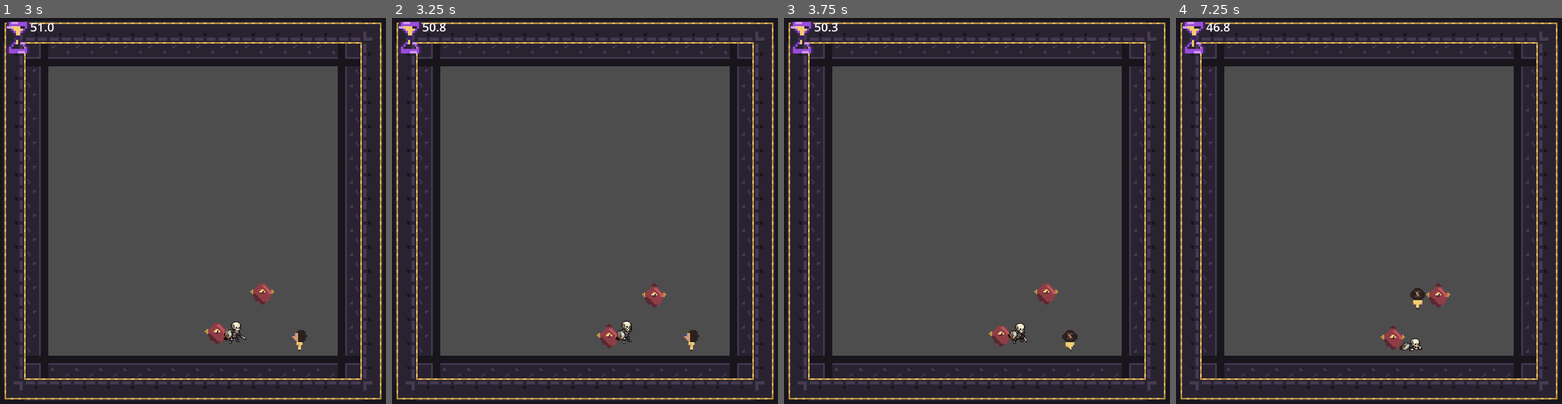
Above: before the commit, frames 1-4 (left to right).
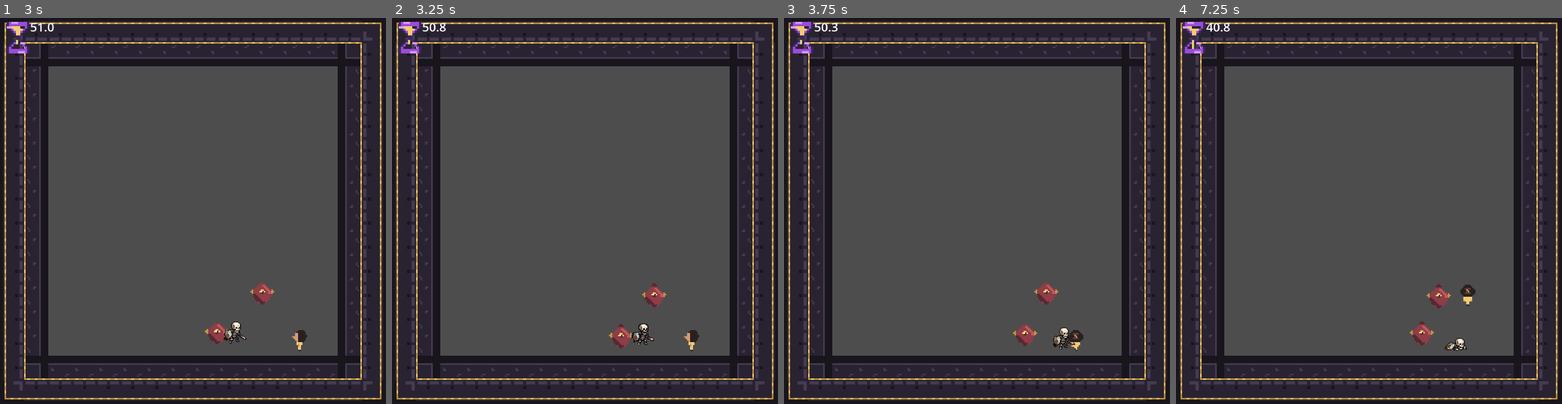
Above: after the commit, the same moments.

Repository: jmurray37/DMIT-2511_OneMinuteMore
Game: Godot game, scene res://Scenes/game.tscn
Two runs of this game, one before a commit and one after it. Both use one fixed random seed, a clock stepped at 60 frames per second and the inputs below.
Inputs (mouse positions are in pixels of both pictures, inside the frame that each line leads up to):
- Up to frame 1 (3 s): tap Enter at 0.5 s; move the mouse to (277, 191) at 0.52 s; hold D (move_right) 0.53-1.25 s; tap R at 0.6, 2.1 s; click (277, 191) at 0.67 s; drag from (115, 230) to (250, 326) at 1.27 s; move the mouse to (231, 126) at 2.02 s; hold D (move_right) 2.03-2.75 s; drag from (173, 288) to (243, 342) at 2.77 s
- Up to frame 2 (3.25 s): no input
- Up to frame 3 (3.75 s): move the mouse to (1092, 268) at 3.52 s; hold A (move_left) from 3.53 s (still down); tap R at 3.6 s
- Up to frame 4 (7.25 s): release A (move_left) at 4.25 s; drag from (1253, 153) to (1442, 342) at 4.27 s; move the mouse to (1388, 211) at 5.02 s; hold S (move_down) 5.03-5.75 s; tap R at 5.1, 6.6 s; click (1388, 211) at 5.17 s; drag from (1311, 114) to (1419, 334) at 5.77 s; move the mouse to (1453, 191) at 6.52 s; hold W (move_up) from 6.53 s (still down)

Frame 1 is identical in both runs. In frame 2, 0.6% of the frame differs, in the area x 53-68%, y 78-86%; in frame 3, 0.7%; in frame 4, 1.0%, in the area x 4-78%, y 1-87%.

Commit message:
Classes, TimeDrainer
>Changed scripts to Classes "Extends from Enemy"(enemy.gd)
Time Drainer enemy now rewards half the time it stole from the player on top of their initial reward

Diff:
--- a/Scenes/Enemies/drainer_enemy.tscn
+++ b/Scenes/Enemies/drainer_enemy.tscn
@@ -614,6 +614,8 @@
 [node name="Drainer_Enemy" type="CharacterBody2D" parent="." unique_id=1527934899]
 position = Vector2(0, -2)
 script = ExtResource("1_12vhg")
+drain_range = 100.0
+flee_range = 50.0
 max_health = 4
 time_reward_multiplier = 1.25
 encounter_cost = 5
@@ -626,7 +628,6 @@
 frame_progress = 0.15798576
 
 [node name="CollisionShape2D" type="CollisionShape2D" parent="Drainer_Enemy" unique_id=2129231947]
-visible = false
 scale = Vector2(0.5, 0.5)
 shape = SubResource("CircleShape2D_la6v2")
 
--- a/Scenes/Enemies/melee_enemy.tscn
+++ b/Scenes/Enemies/melee_enemy.tscn
@@ -217,7 +217,7 @@
 "duration": 1.0,
 "texture": SubResource("AtlasTexture_ony87")
 }],
-"loop": 1,
+"loop": 0,
 "name": &"Attack_Melee",
 "speed": 9.0
 }, {
@@ -363,7 +363,7 @@
 
 [node name="AnimatedSprite2D" type="AnimatedSprite2D" parent="." unique_id=1377848789]
 sprite_frames = SubResource("SpriteFrames_xtkou")
-animation = &"Walk_Melee"
+animation = &"Attack_Melee"
 autoplay = "Walk_Melee"
 
 [node name="CollisionShape2D" type="CollisionShape2D" parent="." unique_id=1899746086]
--- a/Scripts/Enemy_Scripts/drainer_enemy.gd
+++ b/Scripts/Enemy_Scripts/drainer_enemy.gd
@@ -1,16 +1,18 @@
-extends "res://Scripts/Enemy_Scripts/enemy.gd"
+class_name DrainerEnemy
+extends Enemy
 
 @export var speed: float = 30.0
 @export var drain_range: float = 50.0
 @export var drain_rate: float = 2.0
 
+@export var flee_range: float = 30.0
+
 @onready var animated_sprite: AnimatedSprite2D = $AnimatedSprite2D
 @onready var drain_line: Line2D = $Line2D
-
+var time_drained: float = 0
 
 func _ready() -> void:
 	super._ready()
-
 	drain_line.visible = false
 
 
@@ -21,43 +23,72 @@
 		return
 
 	var distance_to_player: float = global_position.distance_to(
-		player.global_position
-	)
+		player.global_position)
 
-	if distance_to_player > drain_range:
+	if distance_to_player < flee_range:
 		var direction: Vector2 = global_position.direction_to(
-			player.global_position
-		)
+			player.global_position) * -1
 
 		velocity = direction * speed
-
 		animated_sprite.play("Walk_Time_Thief")
-
 		drain_line.visible = false
 
 	else:
 		velocity = Vector2.ZERO
-
 		animated_sprite.play("Idle_Time_Thief")
 
+
+
 		var target: Vector2 = (
-			player.global_position
-			+ Vector2(0, 2)
-		)
+			player.global_position + Vector2(0, 2)
+			)
 
 		drain_line.visible = true
 		drain_line.clear_points()
-
 		drain_line.add_point(Vector2.ZERO)
-		drain_line.add_point(
-			drain_line.to_local(target)
-		)
+		drain_line.add_point(drain_line.to_local(target))
+		time_drained += (drain_rate * delta)
 
 		var game: Node = get_tree().current_scene
 
 		if game.has_method("drain_time"):
-			game.drain_time(
-				drain_rate * delta
-			)
+			game.drain_time(drain_rate * delta)
+
+
 
 	move_and_slide()
+
+func get_time_reward() -> float:
+	return (
+		float((max_health)
+		* (time_per_health
+		* time_reward_multiplier))
+		+ (time_drained / 2)
+		)
+
+
+func give_time_reward() -> void:
+	var game: Node = get_tree().current_scene
+
+	if not game.has_method("add_time"):
+		print("ERROR: Game scene does not have add_time()")
+		return
+
+	var reward: float = get_time_reward()
+
+	game.add_time(reward)
+
+	print(
+		name,
+		" returned ",
+		reward,
+		" seconds"
+	)
+
+
+func die() -> void:
+	give_time_reward()
+
+	print(name, " DIED")
+
+	queue_free()
--- a/Scripts/Enemy_Scripts/enemy.gd
+++ b/Scripts/Enemy_Scripts/enemy.gd
@@ -1,3 +1,4 @@
+class_name Enemy
 extends CharacterBody2D
 
 @export var max_health: int = 3
@@ -61,7 +62,6 @@
 	if current_health <= 0:
 		die()
 
-
 func get_time_reward() -> float:
 	return (
 		float(max_health)
@@ -77,7 +77,7 @@
 		print("ERROR: Game scene does not have add_time()")
 		return
 
-	var reward: float = get_time_reward()
+	var reward: float = self.get_time_reward()
 
 	game.add_time(reward)
 
@@ -90,7 +90,7 @@
 
 
 func die() -> void:
-	give_time_reward()
+	self.give_time_reward()
 
 	print(name, " DIED")
 
--- a/Scripts/Enemy_Scripts/enemy_melee.gd
+++ b/Scripts/Enemy_Scripts/enemy_melee.gd
@@ -1,4 +1,5 @@
-extends "res://Scripts/Enemy_Scripts/enemy.gd"
+class_name MeleeEnemy
+extends Enemy
 
 @export var speed: float = 50.0
 @export var stopping_distance: float = 10.0
--- a/Scripts/Enemy_Scripts/ranged_enemy.gd
+++ b/Scripts/Enemy_Scripts/ranged_enemy.gd
@@ -1,4 +1,5 @@
-extends "res://Scripts/Enemy_Scripts/enemy.gd"
+class_name RangedEnemy
+extends Enemy
 
 @export var speed: float = 40.0
 @export var stopping_distance: float = 40.0
--- a/Scripts/Player_Scripts/player.gd
+++ b/Scripts/Player_Scripts/player.gd
@@ -1,3 +1,4 @@
+class_name Player
 extends CharacterBody2D
 
 @export var speed: float = 250.0
--- a/Scripts/Player_Scripts/player_projectile.gd
+++ b/Scripts/Player_Scripts/player_projectile.gd
@@ -1,3 +1,4 @@
+class_name PlayerProjectile
 extends Area2D
 
 @export var speed: float = 180.0
Not shown, changed: addons/gator_sprite_studio/gss_recovery_metadata.cfg
